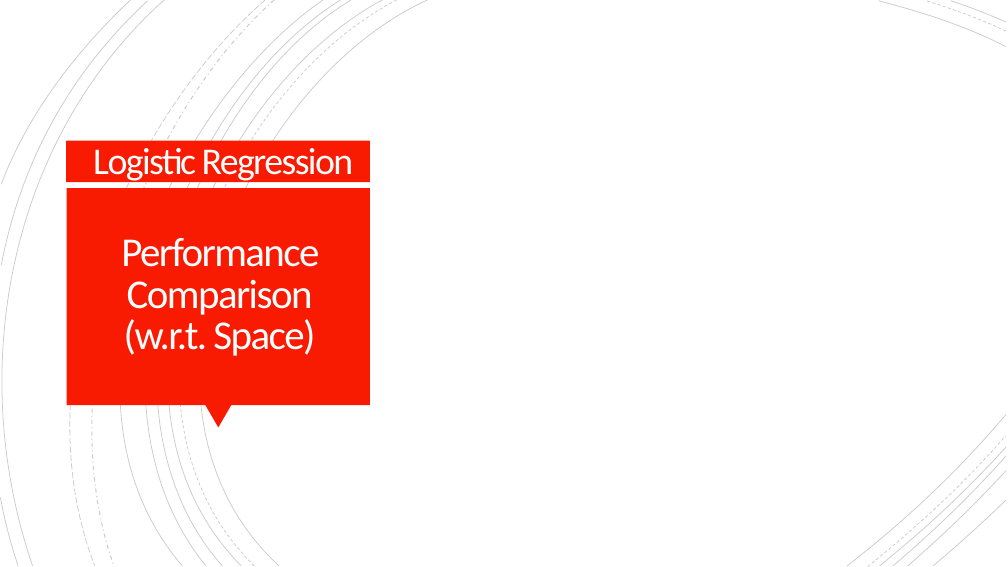
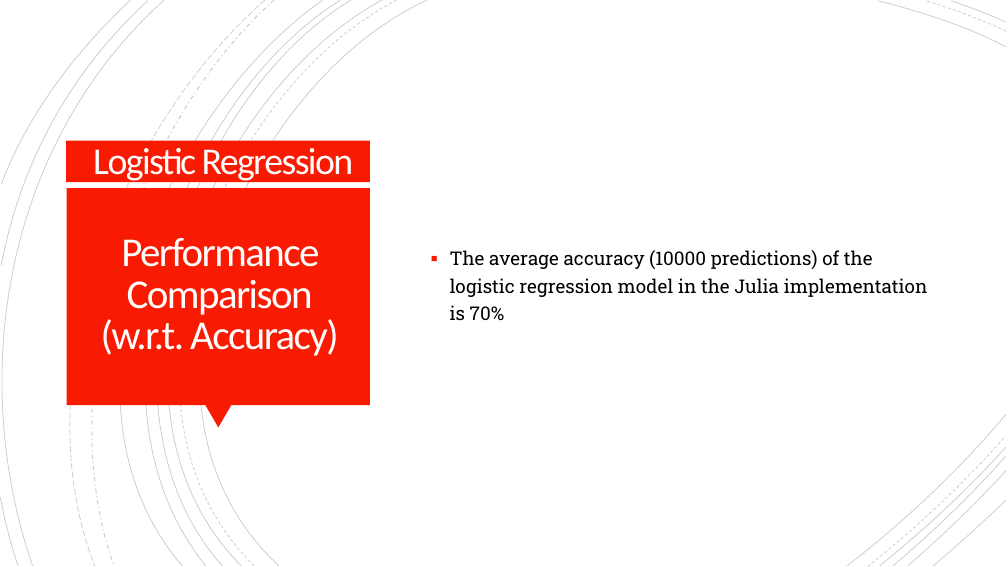
Before and after one commit to ymart1n/ML-Research-Repo, a slide deck: slide 3 of Homework 1/hw1-pre.pptx. Drawn at 1008x567 pixels with LibreOffice and Linux fonts; fonts in the diff are those of the drawing. Boxes give left, top, right and bottom in pixels: in the first picture for what was removed or moved away, otherwise in the second. Text is boxed around its words. In the diff, an @@ line names an element or a change of style, - is before the commit and + after.

```diff
--- a/Homework 1/hw1-pre.pptx
+++ b/Homework 1/hw1-pre.pptx
@@ text added at bbox=[450, 250, 928, 320], 18 pt, text #000000 @@
+▪ The average accuracy (10000 predictions) of the logistic regression model in the Julia implementation is 70%
@@ text at bbox=[101, 319, 339, 356]: text changed @@
-(w.r.t. Space)
+(w.r.t. Accuracy)
```
Also in this commit, not shown: 1 slide added, 1 other file.
